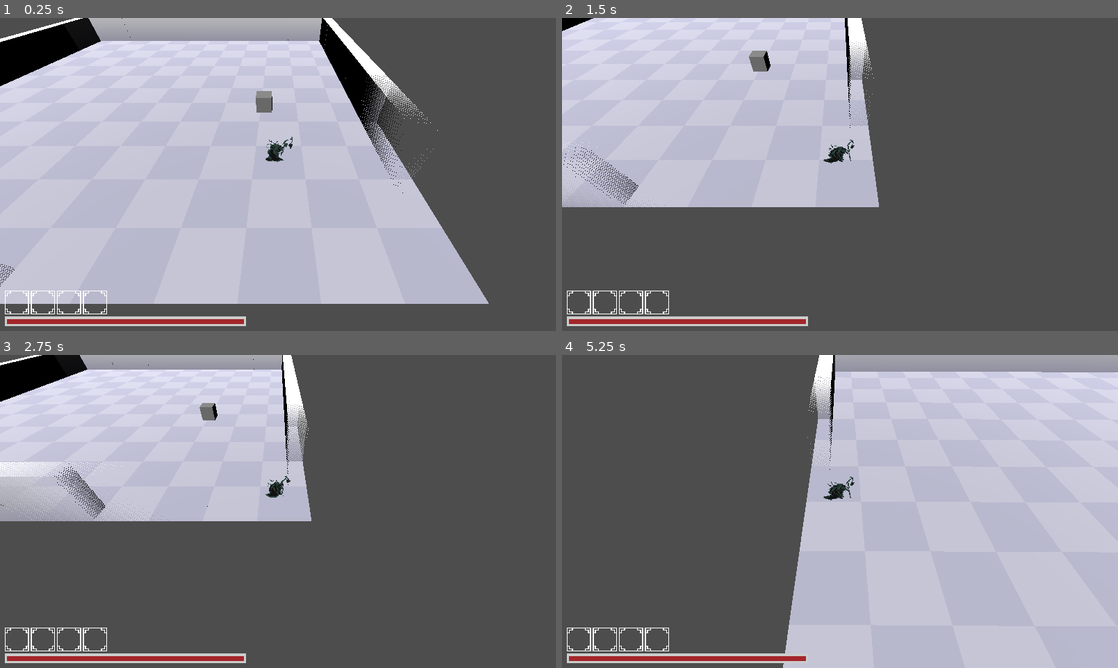
Above: before the commit, frames 1-4 (two rows, left to right).
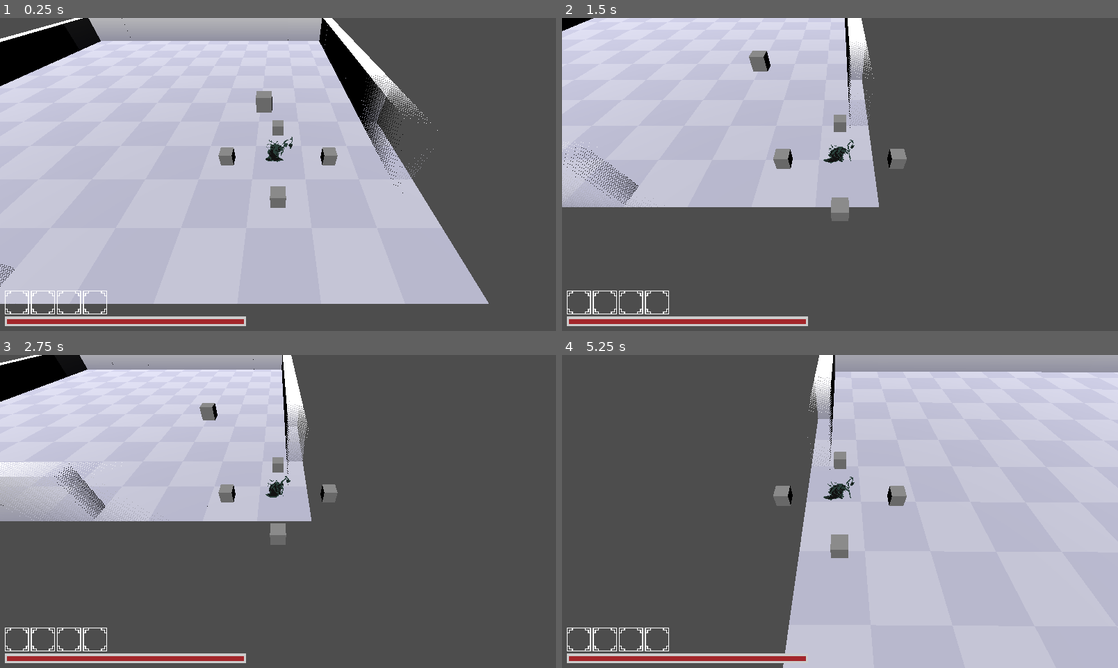
Above: after the commit, the same moments.

Repository: torbenvanassche/necro_ascension
Game: Godot game, scene res://scenes/test.tscn
The game is run twice, just before and just after one commit, with the same random seed, the same clock (stepped at 60 frames per second) and the same inputs.
Inputs (mouse positions are in pixels of both pictures, inside the frame that each line leads up to):
- Up to frame 1 (0.25 s): no input
- Up to frame 2 (1.5 s): tap Enter at 0.5 s; move the mouse to (962, 158) at 0.52 s; hold D (right) 0.53-1.28 s; tap 1 (ability_1) at 0.6 s; click (962, 158) at 0.67 s; move the mouse to (728, 190) at 1.27 s; hold S (back) from 1.28 s (still down); tap 2 (ability_2) at 1.35 s
- Up to frame 3 (2.75 s): move the mouse to (333, 442) at 2.02 s; release S (back) at 2.03 s; hold D (right) from 2.03 s (still down); tap 3 (ability_3) at 2.1 s
- Up to frame 4 (5.25 s): tap Space at 2.75 s; move the mouse to (812, 574) at 2.77 s; release D (right) at 2.78 s; hold W (forward) 2.78-3.53 s; tap 4 (ability_4) at 2.85 s; click (812, 574) at 2.92 s; move the mouse to (1006, 558) at 3.52 s; hold E (interact) 3.53-4.28 s; hold A (left) 3.53-5.03 s; move the mouse to (673, 464) at 4.27 s; click (673, 464) at 4.35 s; move the mouse to (867, 511) at 5.02 s; hold S (back) from 5.03 s (still down); right-click (867, 511) at 5.1 s; click (867, 511) at 5.17 s

The runs differ from the first frame. In frame 1, 0.6% of the frame differs, in the area x 39-61%, y 32-61%; in frame 2, 0.8%, in the area x 38-62%, y 30-65%; in frame 3, 0.6%; in frame 4, 0.8%.

Commit message:
added units and creature spawners

Diff:
--- a/resources/creatures/draugr.tres
+++ b/resources/creatures/draugr.tres
@@ -3,6 +3,7 @@
 [ext_resource type="Script" path="res://scripts/data/creature.gd" id="1_fu3th"]
 
 [resource]
+resource_name = "draugr"
 script = ExtResource("1_fu3th")
 translation_key = "DRAUGR"
 role = 1
--- a/resources/creatures/ghoul.tres
+++ b/resources/creatures/ghoul.tres
@@ -1,9 +1,12 @@
-[gd_resource type="Resource" script_class="CreatureResource" load_steps=2 format=3 uid="uid://d4juyywcf4ymp"]
+[gd_resource type="Resource" script_class="CreatureResource" load_steps=3 format=3 uid="uid://d4juyywcf4ymp"]
 
+[ext_resource type="PackedScene" uid="uid://bsv67arenohqp" path="res://scenes/creatures/creature.tscn" id="1_x0bim"]
 [ext_resource type="Script" path="res://scripts/data/creature.gd" id="2_fb3ut"]
 
 [resource]
+resource_name = "ghoul"
 script = ExtResource("2_fb3ut")
 translation_key = "GHOUL"
 role = 1
 custom_properties = {}
+creature = ExtResource("1_x0bim")
--- a/resources/units/single_ghoul.tres
+++ b/resources/units/single_ghoul.tres
@@ -1,10 +1,10 @@
-[gd_resource type="Resource" script_class="UnitResource" load_steps=3 format=3 uid="uid://bnmdudh0i8bas"]
+[gd_resource type="Resource" script_class="UnitResource" load_steps=4 format=3 uid="uid://bnmdudh0i8bas"]
 
 [ext_resource type="Script" path="res://scripts/data/creature.gd" id="1_dklw6"]
+[ext_resource type="Resource" uid="uid://d4juyywcf4ymp" path="res://resources/creatures/ghoul.tres" id="2_ctg0w"]
 [ext_resource type="Script" path="res://scripts/data/unit.gd" id="2_vigoa"]
 
 [resource]
+resource_name = "single_ghoul"
 script = ExtResource("2_vigoa")
-translated_key = ""
-custom_properties = {}
-creatures = Array[ExtResource("1_dklw6")]([])
+creatures = Array[ExtResource("1_dklw6")]([ExtResource("2_ctg0w")])
--- a/scenes/creatures/creature.tscn
+++ b/scenes/creatures/creature.tscn
@@ -10,5 +10,5 @@
 [node name="NavigationAgent3D" type="NavigationAgent3D" parent="."]
 
 [node name="MeshInstance3D" type="MeshInstance3D" parent="."]
-transform = Transform3D(1, 0, 0, 0, 1, 0, 0, 0, 1, 0, 0.5, 0)
+transform = Transform3D(0.25, 0, 0, 0, 0.25, 0, 0, 0, 0.25, 0, 0.125, 0)
 mesh = SubResource("BoxMesh_oma1u")
--- a/scripts/data/creature.gd
+++ b/scripts/data/creature.gd
@@ -11,7 +11,6 @@
 
 @export var translation_key: String = "";
 @export var role: Role = Role.NONE;
-@export var custom_properties: Dictionary = {};
 @export var creature: PackedScene = null;
 
 func validate() -> bool:
--- a/scripts/runtime/unit_instance.gd
+++ b/scripts/runtime/unit_instance.gd
@@ -1,12 +1,15 @@
-class_name UnitInstance extends Node
+class_name UnitInstance extends Node3D
 
 var creatures: Array[CreatureInstance];
 var resource: UnitResource;
 
 func _init(data: UnitResource) -> void:
 	resource = data;
+	create_creatures()
 
 func create_creatures() -> void:
 	for c in resource.creatures:
-		var creature_instance := c.creature.instantiate();
+		var creature_instance: CreatureInstance = c.creature.instantiate();
 		creatures.append(creature_instance)
+		creature_instance.data = c;
+		add_child(creature_instance);
--- a/scripts/unit_controller.gd
+++ b/scripts/unit_controller.gd
@@ -1,9 +1,14 @@
 extends Node
 
 var active_units: Array[UnitInstance];
+var angle_increment: float = PI / 2;
 
 func add_unit(data: UnitResource) -> void:
-	active_units.append(UnitInstance.new(data));
+	var unit := UnitInstance.new(data);
+	unit.name = data.resource_name + str(get_child_count());
+	unit.position = calculate_position(get_child_count(), 1);
+	active_units.append(unit);
+	add_child(unit);
 
 func _ready() -> void:
 	if not Manager.instance.resource_manager:
@@ -13,3 +18,10 @@
 
 func setup() -> void:
 	add_unit(Manager.instance.resource_manager.get_unit("single_ghoul"))
+	add_unit(Manager.instance.resource_manager.get_unit("single_ghoul"))
+	add_unit(Manager.instance.resource_manager.get_unit("single_ghoul"))
+	add_unit(Manager.instance.resource_manager.get_unit("single_ghoul"))
+
+func calculate_position(index: int, radius: float) -> Vector3:
+	var total_angle := index * angle_increment;
+	return Vector3(radius * cos(total_angle), 0, radius * sin(total_angle));
--- a/scripts/utils/managers/resource_manager.gd
+++ b/scripts/utils/managers/resource_manager.gd
@@ -11,32 +11,28 @@
 		var creature_paths := FileUtils.get_resource_paths("resources/creatures");
 		for path in creature_paths:
 			var r := ResourceLoader.load("res://" + path);
-			r.set_name(r.resource_path.get_file().get_basename())
 			creatures.append(r)
 
 		#units
 		var unit_paths := FileUtils.get_resource_paths("resources/units");
 		for path in unit_paths:
 			var r := ResourceLoader.load("res://" + path);
-			r.set_name(r.resource_path.get_file().get_basename())
 			units.append(r)
 		notify_property_list_changed()
 
 @export var creatures: Array[CreatureResource];
 @export var units: Array[UnitResource];
 
-func _ready() -> void:
-	pass
-
 func get_unit(unit_name: String) -> UnitResource:
-	var valid_units := units.filter(func(x: UnitResource) -> bool: return x.get_name() == unit_name);
+	var valid_units := units.filter(func(x: UnitResource) -> bool: return x.resource_path.get_file().get_basename() == unit_name);
 	if valid_units.size() == 1:
 		return valid_units[0];
 	else:
+		Debug.err("Tried to fetch a unit that doesn't exist: %s" % unit_name)
 		return null;
 
 func get_creature(unit_name: String) -> CreatureResource:
-	var valid_creature := creatures.filter(func(x: CreatureResource) -> bool: return x.get_name() == unit_name);
+	var valid_creature := creatures.filter(func(x: CreatureResource) -> bool: return x.resource_path.get_file().get_basename() == unit_name);
 	if valid_creature.size() == 1:
 		return valid_creature[0];
 	else:
